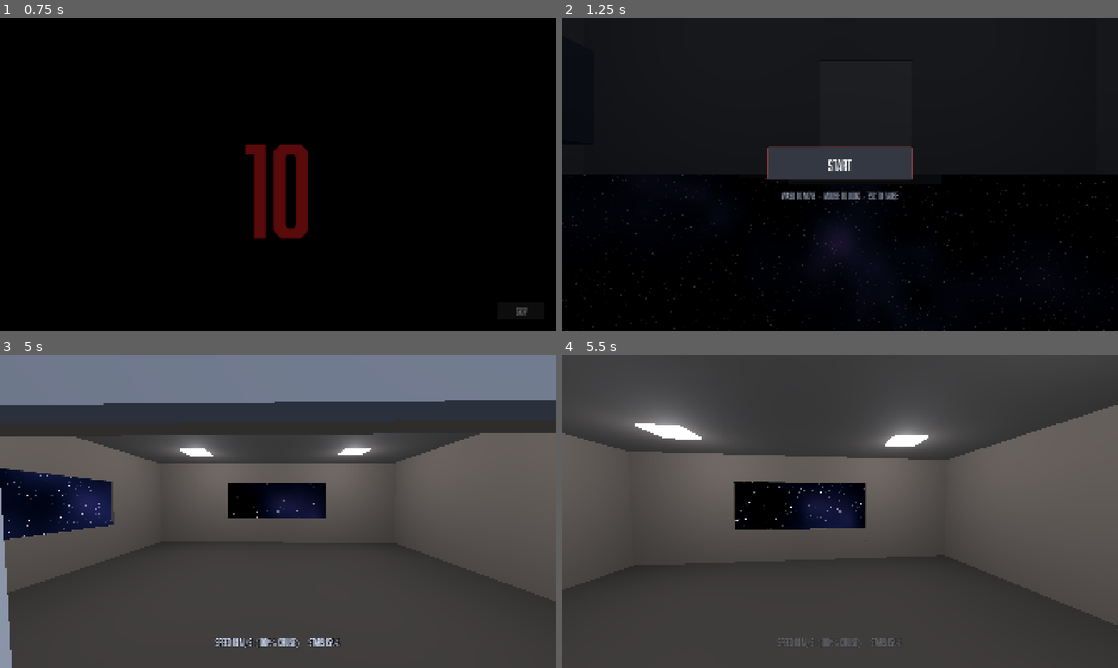
Above: before the commit, frames 1-4 (two rows, left to right).
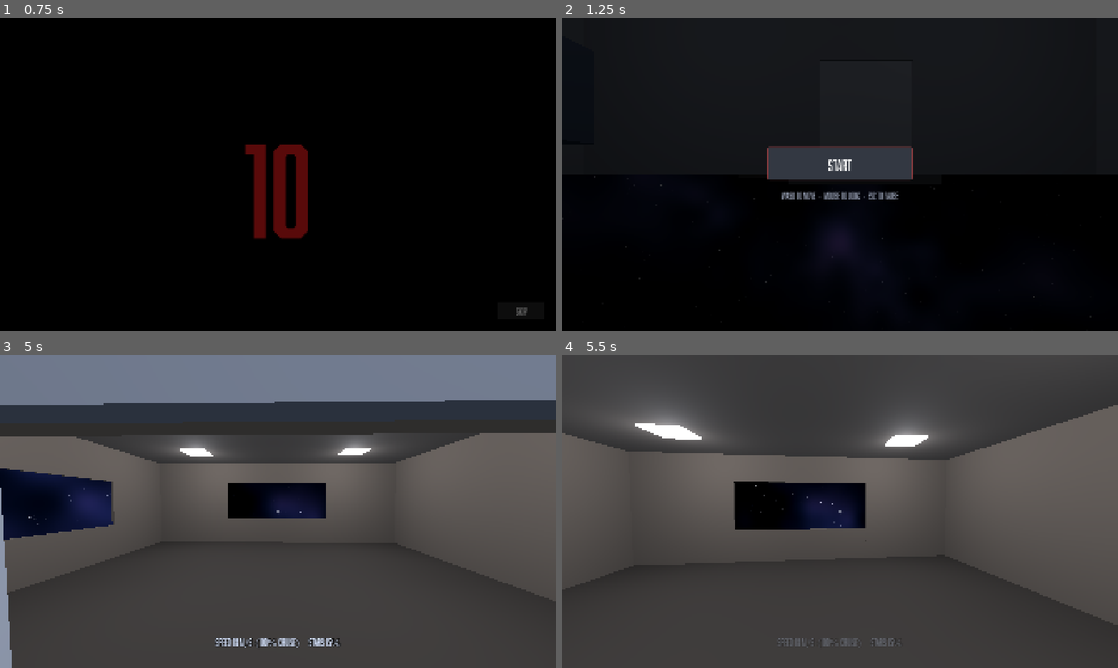
Above: after the commit, the same moments.

Repository: Joony/gmtk-game-jam-2026
Game: Godot game, scene res://scenes/intro.tscn
Same seed, same stepped clock (60 frames per second), same inputs: the game is played once before the commit and once after it.
Inputs (mouse positions are in pixels of both pictures, inside the frame that each line leads up to):
- Up to frame 1 (0.75 s): click "Skip" at 0.5 s
- Up to frame 2 (1.25 s): no input
- Up to frame 3 (5 s): click "START" at 1.25 s; tap Enter at 2 s; move the mouse to (305, 511) at 2.02 s; hold E (interact) 2.03-2.78 s; hold W (forward) from 2.03 s (still down); tap Space (jump) at 2.27, 3.02, 4.52 s; move the mouse to (250, 511) at 2.77 s; tap [ (stars_fewer) at 2.85 s; move the mouse to (289, 505) at 3.52 s; hold ] (stars_more) 3.53-4.28 s; move the mouse to (272, 517) at 4.27 s; click (272, 517) at 4.35 s
- Up to frame 4 (5.5 s): keep holding W (forward); move the mouse to (878, 514) at 5.02 s; hold E (interact) from 5.03 s (still down); tap Space (jump) at 5.27 s

Frame 1 is identical in both runs. In frame 2, 0.3% of the frame differs, in the area x 0-100%, y 50-100%; in frame 3, 0.1%; in frame 4, 0.1%.

Commit message:
Fix field stretch applying at cruise, and thin out the far star layer
The stretch scaled by speed_ratio directly, so at cruise it already pushed the
field 4x further out and the near stars barely moved. It must be 1.0 at cruise
and only grow above it.

The far layer drew ~39,000 stars over the sphere (the real sky has ~6,000),
reading as a wall of white. Angular cell 0.016 -> 0.05 and density 0.8 -> 0.35
gives ~1,760, about 64 through one window.

Co-Authored-By: Claude Fable 5 <noreply@anthropic.com>

Diff:
--- a/assets/shaders/starfield.gdshader
+++ b/assets/shaders/starfield.gdshader
@@ -45,9 +45,9 @@
 uniform float far_layer_distance = 60000.0;
 /// Angular size of a far-layer cell, in radians — this sets how many distant stars
 /// there are, independent of the near field's world-space grid.
-uniform float far_layer_angular_cell : hint_range(0.004, 0.2) = 0.016;
-uniform float far_layer_density : hint_range(0.0, 1.0) = 0.8;
-uniform float far_layer_brightness : hint_range(0.0, 2.0) = 0.75;
+uniform float far_layer_angular_cell : hint_range(0.004, 0.2) = 0.05;
+uniform float far_layer_density : hint_range(0.0, 1.0) = 0.35;
+uniform float far_layer_brightness : hint_range(0.0, 2.0) = 0.6;
 
 /// The destination, drawn as a soft point of light ahead. Brightness 0 hides it.
 uniform float destination_brightness : hint_range(0.0, 4.0) = 0.0;
--- a/scripts/level/ship_motion.gd
+++ b/scripts/level/ship_motion.gd
@@ -139,7 +139,10 @@
 		material.set_shader_parameter("travelled", distance_travelled)
 		material.set_shader_parameter("brightness", star_brightness)
 		material.set_shader_parameter("star_density", star_density)
-		var stretch := 1.0 + speed_ratio() * field_stretch_with_speed * max_speed_multiplier / 4.0
+		# Stretch only ABOVE cruise. The previous form scaled by speed_ratio directly,
+		# so at cruise it already pushed the field 4x further out and the near stars
+		# barely moved — the stretch has to be 1.0 at normal speed by construction.
+		var stretch := maxf(1.0, 1.0 + (speed_ratio() - 1.0) * field_stretch_with_speed)
 		material.set_shader_parameter("cell_size", base_cell_size * stretch)
 		material.set_shader_parameter("near_distance", base_near_distance * stretch)
 		material.set_shader_parameter("far_distance", base_far_distance * stretch)
Not shown, changed: docs/features/space-exterior.md
